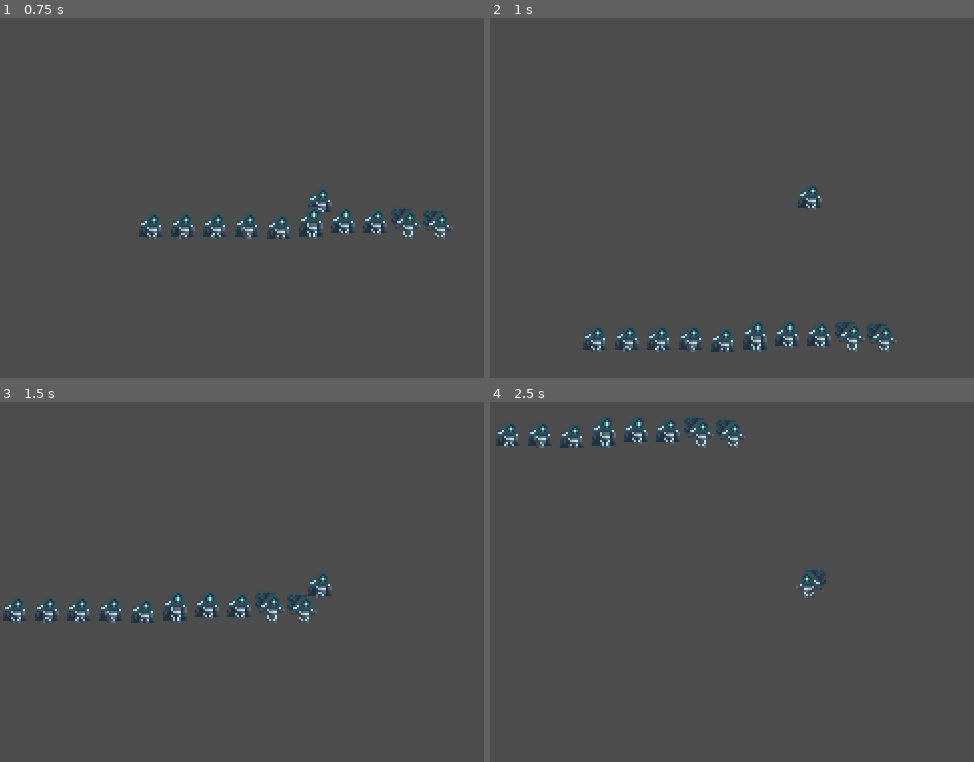
Above: before the commit, frames 1-4 (two rows, left to right).
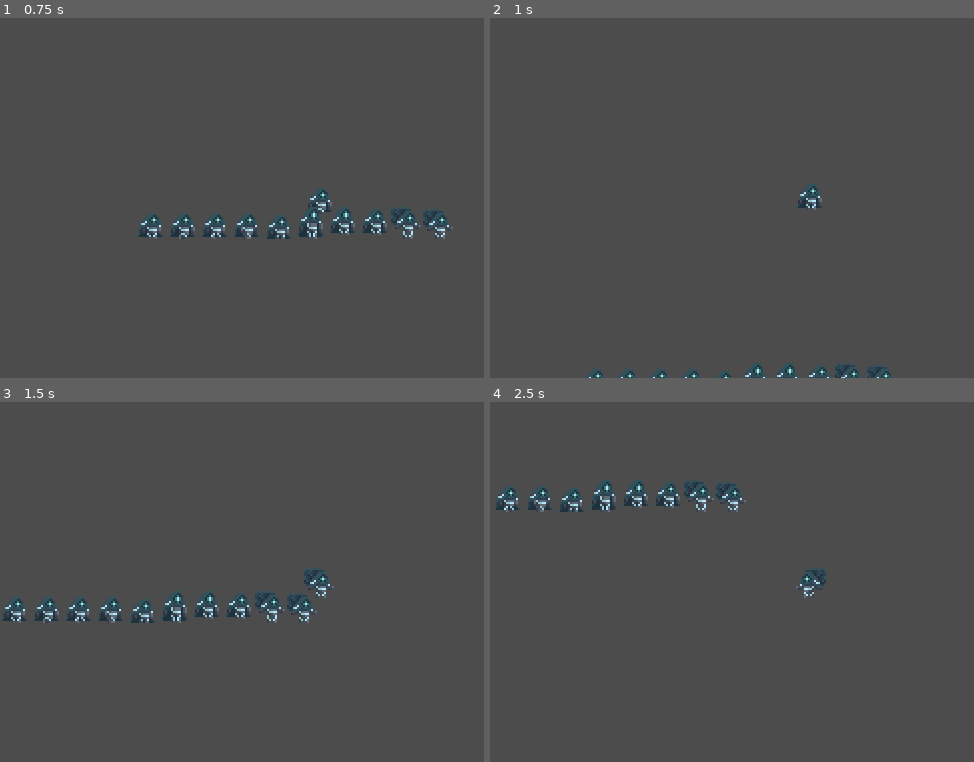
Above: after the commit, the same moments.

Repository: youxuanzhao/Dome
Game: Godot game, scene res://Scenes/scene1.tscn
The game is run twice, just before and just after one commit, with the same random seed, the same clock (stepped at 60 frames per second) and the same inputs.
Inputs:
- Up to frame 1 (0.75 s): tap Enter at 0.5 s; hold D (ui_right) from 0.53 s (still down)
- Up to frame 2 (1 s): keep holding D (ui_right); tap Space (ui_up) at 0.77 s
- Up to frame 3 (1.5 s): keep holding D (ui_right)
- Up to frame 4 (2.5 s): tap Space (ui_up) at 1.52 s; release D (ui_right) at 2.03 s; hold A (ui_left) from 2.03 s (still down)

Frame 1 is identical in both runs. In frame 2, 3.3% of the frame differs, in the area x 18-85%, y 83-100%; in frame 3, 0.2%; in frame 4, 3.8%, in the area x 0-53%, y 3-31%.

Commit message:
update

Diff:
--- a/Scenes/scene1.tscn
+++ b/Scenes/scene1.tscn
@@ -25,8 +25,8 @@
 
 [sub_resource type="Animation" id=5]
 resource_name = "Jump"
-length = 0.37
-step = 0.01
+length = 0.5
+step = 0.05
 tracks/0/type = "value"
 tracks/0/path = NodePath("Sprite:frame")
 tracks/0/interp = 1
@@ -34,7 +34,7 @@
 tracks/0/imported = false
 tracks/0/enabled = true
 tracks/0/keys = {
-"times": PoolRealArray( 0, 0.11, 0.14, 0.17, 0.3, 0.35 ),
+"times": PoolRealArray( 0, 0.05, 0.15, 0.2, 0.35, 0.45 ),
 "transitions": PoolRealArray( 1, 1, 1, 1, 1, 1 ),
 "update": 0,
 "values": [ 4, 5, 6, 7, 8, 9 ]
--- a/Scripts/Player.gd
+++ b/Scripts/Player.gd
@@ -6,7 +6,7 @@
 const PMAX_SPEED = 80
 const NMAX_SPEED = -80
 const SPEED_FX = 50
-const JUMPFORCE = -500
+const JUMPFORCE = -600
 const ACCELERATION = 50
 
 var Status = 0
